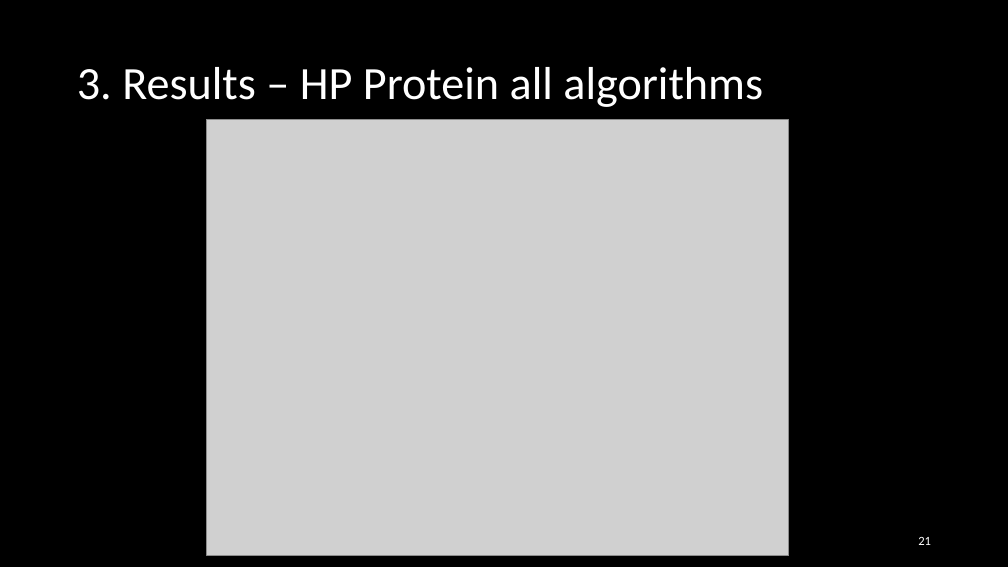
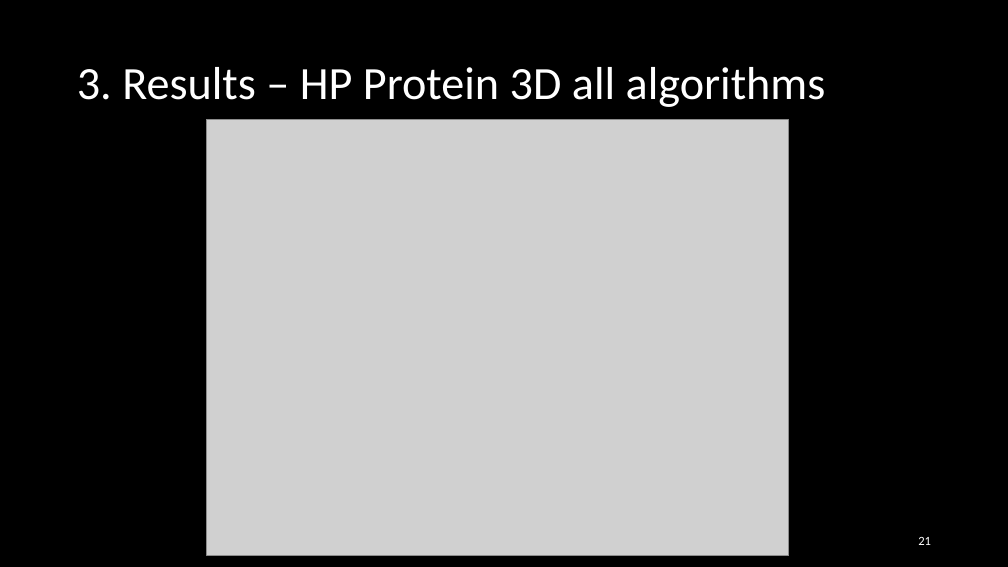
Before and after one commit to Loek21/Protein-Pow-d-er, a slide deck: slide 21 of Docs/PPP, final.pptx. Drawn at 1008x567 pixels with LibreOffice and Linux fonts; fonts in the diff are those of the drawing; grey boxes stand for pictures. Boxes give left, top, right and bottom in pixels: in the first picture for what was removed or moved away, otherwise in the second. Text is boxed around its words. In the diff, an @@ line names an element or a change of style, - is before the commit and + after.

```diff
--- a/Docs/PPP, final.pptx
+++ b/Docs/PPP, final.pptx
@@ title at bbox=[77, 67, 826, 107]: text changed @@
-3. Results – HP Protein all algorithms
+3. Results – HP Protein 3D all algorithms
```
Also in this commit, not shown: 6 other slides changed.
